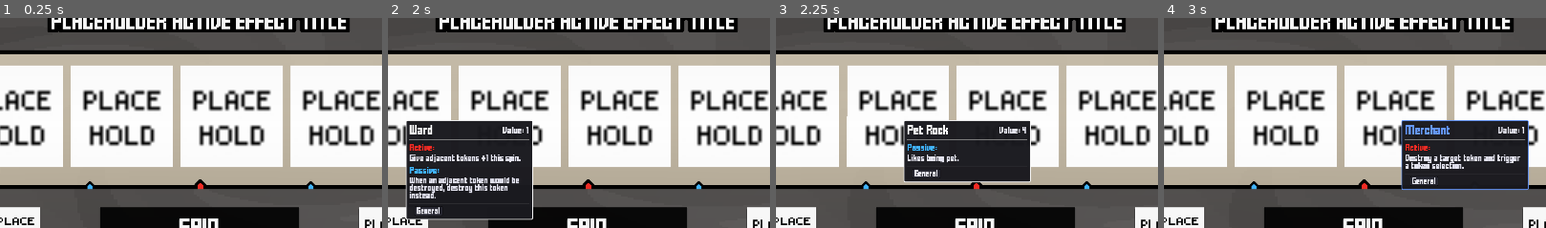
Above: before the commit, frames 1-4 (left to right).
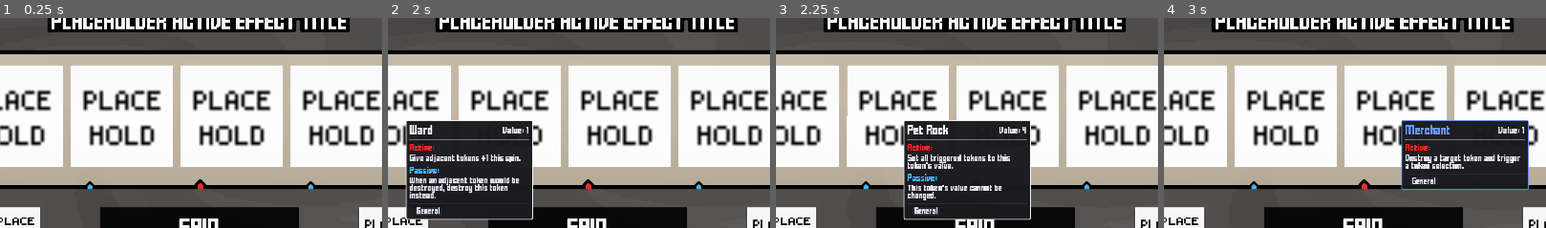
Above: after the commit, the same moments.

Repository: ZhelinWang/one-last-spin
Game: Godot game, scene res://main_ui.tscn
The game is run twice, just before and just after one commit, with the same random seed, the same clock (stepped at 60 frames per second) and the same inputs.
Inputs (mouse positions are % of the whole screen's width and height, from its top left):
- Up to frame 1 (0.25 s): no input
- Up to frame 2 (2 s): click (11, 47) at 0.5 s; click (25, 47) at 1.27 s
- Up to frame 3 (2.25 s): click (40, 47) at 2.02 s
- Up to frame 4 (3 s): click (54, 47) at 2.77 s
The pictures show only the part of the screen within x 24-74%, y 24-74%; the shares and areas given below are measured in that part.

Frames 1-2 are identical in both runs. In frame 3, 5.8% of the frame differs, in the area x 33-67%, y 60-97%; in frame 4, nothing differs.

Commit message:
ward debugged

Diff:
--- /dev/null
+++ b/abilties/gladiatorActiveAbility.gd
@@ -0,0 +1,34 @@
+extends TokenAbility
+class_name GladiatorActiveAbility
+
+@export var amount: int = -1
+
+func _init():
+	desc_template = "%d Gladiator"
+	winner_only = true
+	trigger = Trigger.ACTIVE_DURING_SPIN
+
+func build_final_steps(ctx: Dictionary, contribs: Array, source_token: Resource) -> Array:
+	if trigger != Trigger.ACTIVE_DURING_SPIN:
+		return []
+	if amount == 0:
+		return []
+	var self_c: Dictionary = _find_self_contrib(contribs, source_token)
+	if self_c.is_empty():
+		return []
+	var out: Array = []
+	var desc: String = desc_template
+	if desc.find("%d") != -1:
+		desc = desc % amount
+	for c in _adjacent_contribs(contribs, self_c):
+		out.append({
+			"kind": "add",
+			"amount": amount,
+			"factor": 1.0,
+			"desc": desc,
+			"source": "ability:%s" % String(id),
+			"target_kind": "offset",
+			"target_offset": int(c.get("offset", 0)),
+			"_temporary": true
+		})
+	return out
--- /dev/null
+++ b/abilties/petRockActiveAbility.gd
@@ -0,0 +1,35 @@
+extends TokenAbility
+class_name PetRockActiveAbility
+
+func _init():
+	desc_template = "Pet Rock"
+	winner_only = true
+	trigger = Trigger.ACTIVE_DURING_SPIN
+
+func build_final_steps(ctx: Dictionary, contribs: Array, source_token: Resource) -> Array:
+	if trigger != Trigger.ACTIVE_DURING_SPIN:
+		return []
+	var self_c: Dictionary = _find_self_contrib(contribs, source_token)
+	if self_c.is_empty():
+		return []
+	var rock_val: int = _contrib_value(self_c)
+	var out: Array = []
+	var desc: String = desc_template
+	for c in contribs:
+		if not (c is Dictionary):
+			continue
+		var current_val: int = _contrib_value(c)
+		var delta: int = rock_val - current_val
+		if delta == 0:
+			continue
+		out.append({
+			"kind": "add",
+			"amount": delta,
+			"factor": 1.0,
+			"desc": desc,
+			"source": "ability:%s" % String(id),
+			"target_kind": "offset",
+			"target_offset": int(c.get("offset", 0)),
+			"_temporary": true
+		})
+	return out
--- /dev/null
+++ b/abilties/petRockValueLockAbility.gd
@@ -0,0 +1,35 @@
+extends TokenAbility
+class_name PetRockValueLockAbility
+
+const LOCK_KEY := "__pet_rock_locking"
+
+func filter_step(ctx: Dictionary, step: Dictionary, source_token: Resource = null, target_token: Variant = null, target_contrib: Dictionary = {}) -> Variant:
+	if target_token == source_token:
+		return null
+	return step
+
+func on_value_changed(ctx: Dictionary, prev_val: int, new_val: int, source_token: Resource = null, target_token: Variant = null, target_contrib: Dictionary = {}, step: Dictionary = {}) -> void:
+	if target_token != source_token:
+		return
+	if prev_val == new_val:
+		return
+	if ctx == null:
+		return
+	if bool(ctx.get(LOCK_KEY, false)):
+		ctx[LOCK_KEY] = false
+		return
+	ctx[LOCK_KEY] = true
+	if source_token != null:
+		source_token.set("value", prev_val)
+	if target_contrib is Dictionary and not target_contrib.is_empty():
+		target_contrib["base"] = prev_val
+		target_contrib["delta"] = 0
+		target_contrib["mult"] = 1.0
+		var force_var: Variant = ctx.get("__force_value_sync_offsets", null)
+		var force_offsets: Array = []
+		if force_var is Array:
+			force_offsets = (force_var as Array).duplicate()
+		var off: int = int(target_contrib.get("offset", 0))
+		if not force_offsets.has(off):
+			force_offsets.append(off)
+		ctx["__force_value_sync_offsets"] = force_offsets
--- a/spinRoot.gd
+++ b/spinRoot.gd
@@ -93,11 +93,9 @@
 	_inventory_before_spin = _deep_copy_inventory(items)
 	_capture_slot_baseline_for_preview()
 
-	# Use a press handler that supports "Speed up" while spinning
 	spin_button.pressed.connect(_on_spin_button_pressed)
 	_apply_spin_button_state()
 
-	# Bind totals owner so CoinManager can update %valueLabel and connect only minimal signals
 	if coin_mgr:
 		if coin_mgr.has_method("bind_totals_owner"):
 			var owner_node: Node = main_ui if main_ui != null else self
--- a/tokens/Gambler/markedCard.tres
+++ b/tokens/Gambler/markedCard.tres
@@ -21,5 +21,5 @@
 icon = ExtResource("5_icon")
 tags = PackedStringArray("Gambler")
 abilities = Array[ExtResource("3_abilities")]([SubResource("Active"), SubResource("Passive")])
-activeDescription = "Add a Marked Card to the inventory."
+activeDescription = "Add a new Marked Card to the inventory."
 passiveDescription = "If adjacent to another Marked Card, double this token's value."
--- a/tokens/Hoarder/coffeeCup.tres
+++ b/tokens/Hoarder/coffeeCup.tres
@@ -23,5 +23,5 @@
 value = 2
 tags = PackedStringArray("Hoarder")
 abilities = Array[ExtResource("3_abilities")]([SubResource("Active"), SubResource("Passive")])
-activeDescription = "Add an Intern to the inventory."
+activeDescription = "Add a new Intern."
 passiveDescription = "Adjacent Human tokens gain +1."
--- a/tokens/Hoarder/copperCoin.tres
+++ b/tokens/Hoarder/copperCoin.tres
@@ -22,4 +22,4 @@
 tags = PackedStringArray("coin", "Hoarder")
 abilities = Array[ExtResource("3_abilities")]([SubResource("Active"), SubResource("OnAdd")])
 activeDescription = "Give all other triggered tokens +1 this spin, then destroy this token."
-passiveDescription = "On add, add 2 additional copies of this token."
+passiveDescription = "On add, add 2 new copies of this token."
--- a/tokens/Hoarder/counterfeiter.tres
+++ b/tokens/Hoarder/counterfeiter.tres
@@ -18,4 +18,4 @@
 value = 4
 tags = PackedStringArray("Hoarder")
 abilities = Array[ExtResource("2_abilities")]([SubResource("A_spawn")])
-activeDescription = "Add 2 random Coin tokens."
+activeDescription = "Add 2 new random Coin tokens."
--- a/tokens/Hoarder/financeBro.tres
+++ b/tokens/Hoarder/financeBro.tres
@@ -25,5 +25,5 @@
 value = 3
 tags = PackedStringArray("Hoarder", "Human")
 abilities = Array[ExtResource("3_abilities")]([SubResource("Active"), SubResource("Passive")])
-activeDescription = "Add a random Coin token."
+activeDescription = "Add a new random Coin token."
 passiveDescription = "Gains +1 per spin if adjacent to a Coin or Human."
--- a/tokens/Hoarder/loanShark.tres
+++ b/tokens/Hoarder/loanShark.tres
@@ -23,5 +23,5 @@
 value = 3
 tags = PackedStringArray("Hoarder", "Villain")
 abilities = Array[ExtResource("3_abilities")]([SubResource("Active"), SubResource("Passive")])
-activeDescription = "Destroy a random adjacent token and add a random Coin in to the inventory."
+activeDescription = "Destroy a random adjacent token and add a new random Coin."
 passiveDescription = "When an adjacent token is destroyed, gain half its value permanently."
--- a/tokens/Neutral/ancientStatue.tres
+++ b/tokens/Neutral/ancientStatue.tres
@@ -1,13 +1,21 @@
-[gd_resource type="Resource" script_class="TokenLootData" load_steps=6 format=3 uid="uid://j8kvjuaxe0eq"]
+[gd_resource type="Resource" script_class="TokenLootData" load_steps=8 format=3 uid="uid://j8kvjuaxe0eq"]
 
 [ext_resource type="Script" uid="uid://2lqsh3g3xqag" path="res://tokens/tokenData.gd" id="1_token"]
 [ext_resource type="Script" uid="uid://cc88rmbau7nxl" path="res://abilties/tokenAbilities.gd" id="2_abilities"]
+[ext_resource type="Script" uid="uid://dhprujurry1vf" path="res://abilties/genericPermanentAddOnActiveAbility.gd" id="3_fj2a6"]
 [ext_resource type="Script" uid="uid://dbg8dg7os4dad" path="res://abilties/valueDestroyGuardAbility.gd" id="3_guard"]
 [ext_resource type="Texture2D" uid="uid://dcrsbubbw58pl" path="res://placehold.jpg" id="4_icon"]
 
 [sub_resource type="Resource" id="A_guard"]
 script = ExtResource("3_guard")
 id = "ancient_statue_value_guard"
+
+[sub_resource type="Resource" id="Resource_dgnu5"]
+script = ExtResource("3_fj2a6")
+amount = 2
+destroy_if_zero = true
+winner_only = true
+metadata/_custom_type_script = "uid://dhprujurry1vf"
 
 [resource]
 script = ExtResource("1_token")
@@ -16,6 +24,6 @@
 icon = ExtResource("4_icon")
 value = 6
 tags = PackedStringArray("General")
-abilities = Array[ExtResource("2_abilities")]([SubResource("A_guard")])
+abilities = Array[ExtResource("2_abilities")]([SubResource("A_guard"), SubResource("Resource_dgnu5")])
 activeDescription = "Gain +2 value permanently."
 passiveDescription = "Tokens below this token's value cannot be destroyed from any effects."
--- a/tokens/Neutral/backpack.tres
+++ b/tokens/Neutral/backpack.tres
@@ -1,16 +1,15 @@
 [gd_resource type="Resource" script_class="TokenLootData" load_steps=8 format=3 uid="uid://0qs8ut077osc"]
 
 [ext_resource type="Script" uid="uid://2lqsh3g3xqag" path="res://tokens/tokenData.gd" id="1_token"]
-[ext_resource type="Script" path="res://abilties/spawnRandomTokenAbility.gd" id="2_active"]
+[ext_resource type="Script" uid="uid://c73kjc6bs0jph" path="res://abilties/spawnRandomTokenAbility.gd" id="2_active"]
 [ext_resource type="Script" uid="uid://cc88rmbau7nxl" path="res://abilties/tokenAbilities.gd" id="3_abilities"]
 [ext_resource type="Script" uid="uid://dfgwbv7vsqtxl" path="res://abilties/onAcquireAddEmptiesAbility.gd" id="4_onadd"]
 [ext_resource type="Texture2D" uid="uid://dcrsbubbw58pl" path="res://placehold.jpg" id="5_icon"]
 
 [sub_resource type="Resource" id="Active"]
 script = ExtResource("2_active")
+exclude_names = PackedStringArray("Empty")
 id = "backpack_add_random_token"
-exclude_names = PackedStringArray("Empty")
-count = 1
 
 [sub_resource type="Resource" id="Passive"]
 script = ExtResource("4_onadd")
@@ -23,5 +22,5 @@
 value = 2
 tags = PackedStringArray("General")
 abilities = Array[ExtResource("3_abilities")]([SubResource("Active"), SubResource("Passive")])
-activeDescription = "Add a random token into the inventory."
-passiveDescription = "On add, also add 3 Empty tokens into the inventory."
+activeDescription = "Add a new random token."
+passiveDescription = "On add, add 3 new Empty tokens."
--- a/tokens/Neutral/campfire.tres
+++ b/tokens/Neutral/campfire.tres
@@ -1,12 +1,16 @@
-[gd_resource type="Resource" script_class="TokenLootData" load_steps=11 format=3 uid="uid://cniwqoryr38rd"]
+[gd_resource type="Resource" script_class="TokenLootData" load_steps=12 format=3 uid="uid://cniwqoryr38rd"]
 
 [ext_resource type="Script" uid="uid://2lqsh3g3xqag" path="res://tokens/tokenData.gd" id="1_token"]
 [ext_resource type="Script" uid="uid://cc88rmbau7nxl" path="res://abilties/tokenAbilities.gd" id="2_abilities"]
+[ext_resource type="Script" uid="uid://cqrhy7setn7oi" path="res://abilties/campfireActiveAbility.gd" id="3_active"]
 [ext_resource type="Texture2D" uid="uid://dcrsbubbw58pl" path="res://placehold.jpg" id="3_icon"]
-[ext_resource type="Script" path="res://abilties/campfireActiveAbility.gd" id="3_active"]
 [ext_resource type="Script" uid="uid://bcm63yjd5s7fl" path="res://abilties/specs/ActionSpec.gd" id="Z_action"]
 [ext_resource type="Script" uid="uid://dmtr4kg2d2yfm" path="res://abilties/specs/ConditionSpec.gd" id="Z_cond"]
 [ext_resource type="Script" uid="uid://wc3no5lphtue" path="res://abilties/specs/EffectSpec.gd" id="Z_effect"]
+
+[sub_resource type="Resource" id="Camp_Active"]
+script = ExtResource("3_active")
+id = "campfire_buff_and_destroy"
 
 [sub_resource type="Resource" id="Camp_Action"]
 script = ExtResource("Z_action")
@@ -25,10 +29,6 @@
 actions = Array[ExtResource("Z_action")]([SubResource("Camp_Action")])
 id = "campfire_adjacent_common_self_perm1"
 
-[sub_resource type="Resource" id="Camp_Active"]
-script = ExtResource("3_active")
-id = "campfire_buff_and_destroy"
-
 [resource]
 script = ExtResource("1_token")
 name = "Campfire"
--- a/tokens/Neutral/collector.tres
+++ b/tokens/Neutral/collector.tres
@@ -9,7 +9,6 @@
 [sub_resource type="Resource" id="Active"]
 script = ExtResource("2_active")
 id = "collector_random_steal"
-amount = 1
 
 [sub_resource type="Resource" id="Passive"]
 script = ExtResource("4_passive")
@@ -23,5 +22,5 @@
 value = 3
 tags = PackedStringArray("General")
 abilities = Array[ExtResource("3_abilities")]([SubResource("Active"), SubResource("Passive")])
-activeDescription = "Steal 1 value permanently from a random triggered token."
+activeDescription = "Steal 1 from a random triggered token."
 passiveDescription = "Whenever any token is destroyed, gain +1 permanently."
--- a/tokens/Neutral/gladiator.tres
+++ b/tokens/Neutral/gladiator.tres
@@ -1,20 +1,26 @@
-[gd_resource type="Resource" script_class="TokenLootData" load_steps=6 format=3 uid="uid://cserl3lgmwmcq"]
+[gd_resource type="Resource" script_class="TokenLootData" load_steps=8 format=3 uid="uid://cserl3lgmwmcq"]
 
 [ext_resource type="Script" uid="uid://2lqsh3g3xqag" path="res://tokens/tokenData.gd" id="1_token"]
 [ext_resource type="Script" uid="uid://cc88rmbau7nxl" path="res://abilties/tokenAbilities.gd" id="2_abilities"]
-[ext_resource type="Script" uid="uid://cumf3mbvs7fid" path="res://abilties/gainOnNeighborLossAbility.gd" id="3_gain"]
-[ext_resource type="Texture2D" uid="uid://dcrsbubbw58pl" path="res://placehold.jpg" id="4_icon"]
+[ext_resource type="Script" uid="uid://dabeb8w3tf26w" path="res://abilties/gladiatorActiveAbility.gd" id="3_active"]
+[ext_resource type="Script" uid="uid://cumf3mbvs7fid" path="res://abilties/gainOnNeighborLossAbility.gd" id="4_gain"]
+[ext_resource type="Texture2D" uid="uid://dcrsbubbw58pl" path="res://placehold.jpg" id="5_icon"]
+
+[sub_resource type="Resource" id="A_active"]
+script = ExtResource("3_active")
+id = "gladiator_active_neighbor_shave"
 
 [sub_resource type="Resource" id="A_gain"]
-script = ExtResource("3_gain")
+script = ExtResource("4_gain")
 id = "gladiator_gain_on_neighbor_loss"
 
 [resource]
 script = ExtResource("1_token")
 name = "Gladiator"
 rarity = "uncommon"
-icon = ExtResource("4_icon")
+icon = ExtResource("5_icon")
 value = 3
 tags = PackedStringArray("General")
-abilities = Array[ExtResource("2_abilities")]([SubResource("A_gain")])
+abilities = Array[ExtResource("2_abilities")]([SubResource("A_active"), SubResource("A_gain")])
+activeDescription = "Adjacent tokens lose 1 value."
 passiveDescription = "When an adjacent token loses value, gain that amount permanently."
--- a/tokens/Neutral/mimic.tres
+++ b/tokens/Neutral/mimic.tres
@@ -22,5 +22,5 @@
 value = 3
 tags = PackedStringArray("General")
 abilities = Array[ExtResource("3_abilities")]([SubResource("Active"), SubResource("Passive")])
-activeDescription = "Transform into a random inventory token."
-passiveDescription = "On add, create a copy of a random other token in the inventory."
+activeDescription = "Transform into a random token in inventory."
+passiveDescription = "On add, create a copy of a random token in the inventory."
--- a/tokens/Neutral/petRock.tres
+++ b/tokens/Neutral/petRock.tres
@@ -1,13 +1,25 @@
-[gd_resource type="Resource" script_class="TokenLootData" load_steps=4 format=3 uid="uid://dsyi2kb5c07lc"]
+[gd_resource type="Resource" script_class="TokenLootData" load_steps=8 format=3 uid="uid://dsyi2kb5c07lc"]
 
-[ext_resource type="Script" uid="uid://cc88rmbau7nxl" path="res://abilties/tokenAbilities.gd" id="1_7u024"]
 [ext_resource type="Script" uid="uid://2lqsh3g3xqag" path="res://tokens/tokenData.gd" id="1_token"]
-[ext_resource type="Texture2D" uid="uid://dcrsbubbw58pl" path="res://placehold.jpg" id="2_icon"]
+[ext_resource type="Script" uid="uid://cc88rmbau7nxl" path="res://abilties/tokenAbilities.gd" id="2_abilities"]
+[ext_resource type="Script" uid="uid://b5lc03vqof565" path="res://abilties/petRockActiveAbility.gd" id="3_active"]
+[ext_resource type="Script" uid="uid://bp8bc0n6ty5y6" path="res://abilties/petRockValueLockAbility.gd" id="4_lock"]
+[ext_resource type="Texture2D" uid="uid://dcrsbubbw58pl" path="res://placehold.jpg" id="5_icon"]
+
+[sub_resource type="Resource" id="PetRockActive"]
+script = ExtResource("3_active")
+id = "pet_rock_equalize_triggered"
+
+[sub_resource type="Resource" id="PetRockLock"]
+script = ExtResource("4_lock")
+id = "pet_rock_value_lock"
 
 [resource]
 script = ExtResource("1_token")
 name = "Pet Rock"
-icon = ExtResource("2_icon")
+icon = ExtResource("5_icon")
 value = 4
 tags = PackedStringArray("General")
-passiveDescription = "Likes being pet."
+abilities = Array[ExtResource("2_abilities")]([SubResource("PetRockActive"), SubResource("PetRockLock")])
+activeDescription = "Set all triggered tokens to this token's value."
+passiveDescription = "This token's value cannot be changed."
--- a/tokens/Neutral/sacrificialIdol.tres
+++ b/tokens/Neutral/sacrificialIdol.tres
@@ -14,7 +14,6 @@
 name = "Sacrificial Idol"
 rarity = "rare"
 icon = ExtResource("4_icon")
-value = -3
 tags = PackedStringArray("General")
 abilities = Array[ExtResource("2_abilities")]([SubResource("A_restart")])
 activeDescription = "Destroy this token and restart the current round."
--- a/tokens/Neutral/strangePotion.tres
+++ b/tokens/Neutral/strangePotion.tres
@@ -1,15 +1,13 @@
-[gd_resource type="Resource" script_class="TokenLootData" load_steps=7 format=3 uid="uid://cuob0816s6jrd"]
+[gd_resource type="Resource" script_class="TokenLootData" load_steps=8 format=3 uid="uid://cuob0816s6jrd"]
 
 [ext_resource type="Script" uid="uid://2lqsh3g3xqag" path="res://tokens/tokenData.gd" id="1_token"]
-[ext_resource type="Script" path="res://abilties/strangePotionGainAbility.gd" id="2_active"]
+[ext_resource type="Script" uid="uid://diqq32vybgtsc" path="res://abilties/strangePotionGainAbility.gd" id="2_active"]
 [ext_resource type="Script" uid="uid://cc88rmbau7nxl" path="res://abilties/tokenAbilities.gd" id="3_abilities"]
 [ext_resource type="Script" uid="uid://dxcnpnr6nbkhv" path="res://abilties/strangePotionMirrorAbility.gd" id="4_passive"]
 [ext_resource type="Texture2D" uid="uid://dcrsbubbw58pl" path="res://placehold.jpg" id="5_icon"]
 
 [sub_resource type="Resource" id="Active"]
 script = ExtResource("2_active")
-min_amount = 1
-max_amount = 2
 id = "strange_potion_gain"
 
 [sub_resource type="Resource" id="Passive"]
@@ -24,5 +22,5 @@
 value = 3
 tags = PackedStringArray("General")
 abilities = Array[ExtResource("3_abilities")]([SubResource("Active"), SubResource("Passive")])
-activeDescription = "Gain +(1-2) permanently when triggered."
+activeDescription = "Gain +(1-2)."
 passiveDescription = "A random triggered token mirrors this token's value changes."
--- a/tokens/Neutral/ward.tres
+++ b/tokens/Neutral/ward.tres
@@ -1,13 +1,25 @@
-[gd_resource type="Resource" script_class="TokenLootData" load_steps=4 format=3 uid="uid://cubnrb28doq36"]
+[gd_resource type="Resource" script_class="TokenLootData" load_steps=8 format=3 uid="uid://cubnrb28doq36"]
 
 [ext_resource type="Script" uid="uid://2lqsh3g3xqag" path="res://tokens/tokenData.gd" id="1_token"]
-[ext_resource type="Script" uid="uid://cc88rmbau7nxl" path="res://abilties/tokenAbilities.gd" id="3_abilities"]
+[ext_resource type="Script" uid="uid://cc88rmbau7nxl" path="res://abilties/tokenAbilities.gd" id="2_abilities"]
+[ext_resource type="Script" uid="uid://di33nycdc2dtx" path="res://abilties/wardActiveBuffAbility.gd" id="3_active"]
+[ext_resource type="Script" uid="uid://dqjnbv86n4c0y" path="res://abilties/adjacentWardAbility.gd" id="4_passive"]
 [ext_resource type="Texture2D" uid="uid://dcrsbubbw58pl" path="res://placehold.jpg" id="5_icon"]
+
+[sub_resource type="Resource" id="WardActive"]
+script = ExtResource("3_active")
+id = "ward_active_adjacent_buff"
+
+[sub_resource type="Resource" id="WardPassive"]
+script = ExtResource("4_passive")
+id = "ward_redirect_adjacent_destroy"
+winner_only = true
 
 [resource]
 script = ExtResource("1_token")
 name = "Ward"
 icon = ExtResource("5_icon")
 tags = PackedStringArray("General")
+abilities = Array[ExtResource("2_abilities")]([SubResource("WardActive"), SubResource("WardPassive")])
 activeDescription = "Give adjacent tokens +1 this spin."
 passiveDescription = "When an adjacent token would be destroyed, destroy this token instead."
Not shown, added: abilties/gladiatorActiveAbility.gd.uid
Not shown, added: abilties/petRockActiveAbility.gd.uid
Not shown, added: abilties/petRockValueLockAbility.gd.uid
Renamed: tokens/Hoarder/trader.tres -> tokens/Hoarder/broker.tres
Not shown: 1 places in tokens/Neutral/collector.tres that only renumber resources
Not shown: 1 places in tokens/Neutral/mimic.tres that only renumber resources
